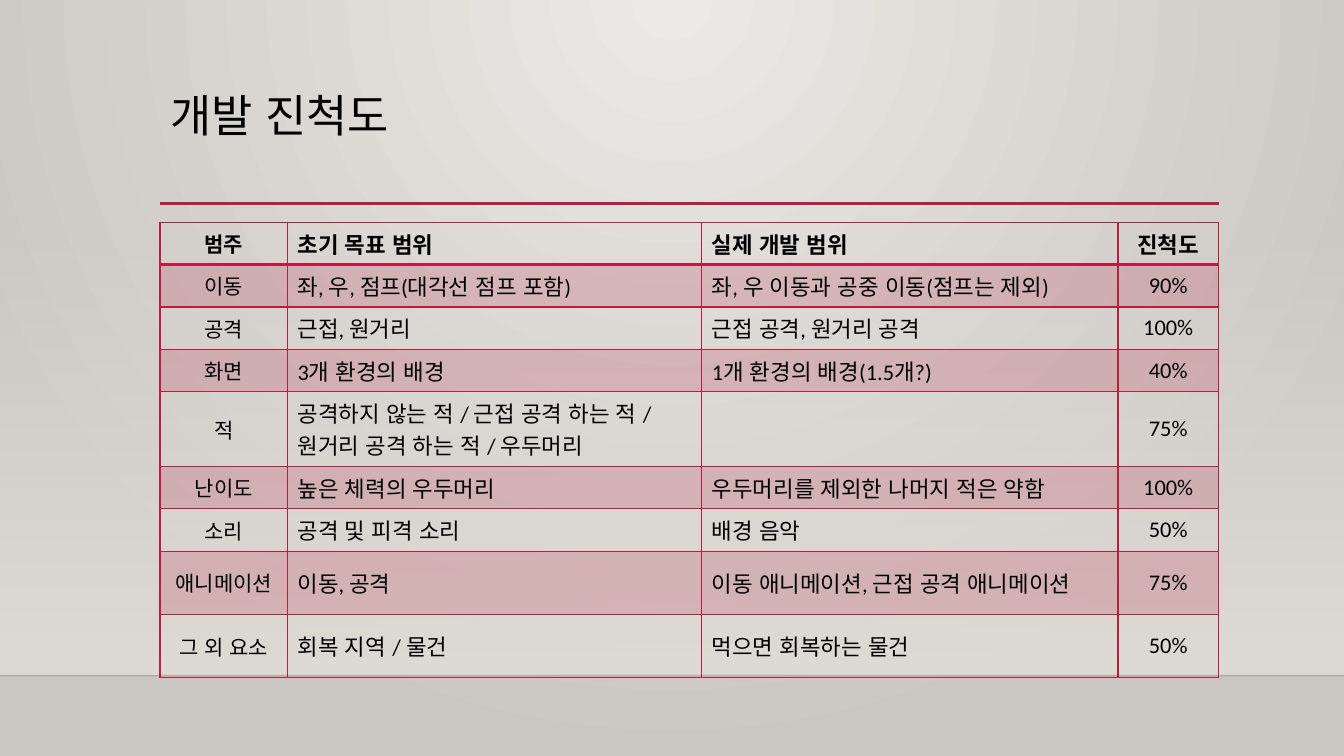
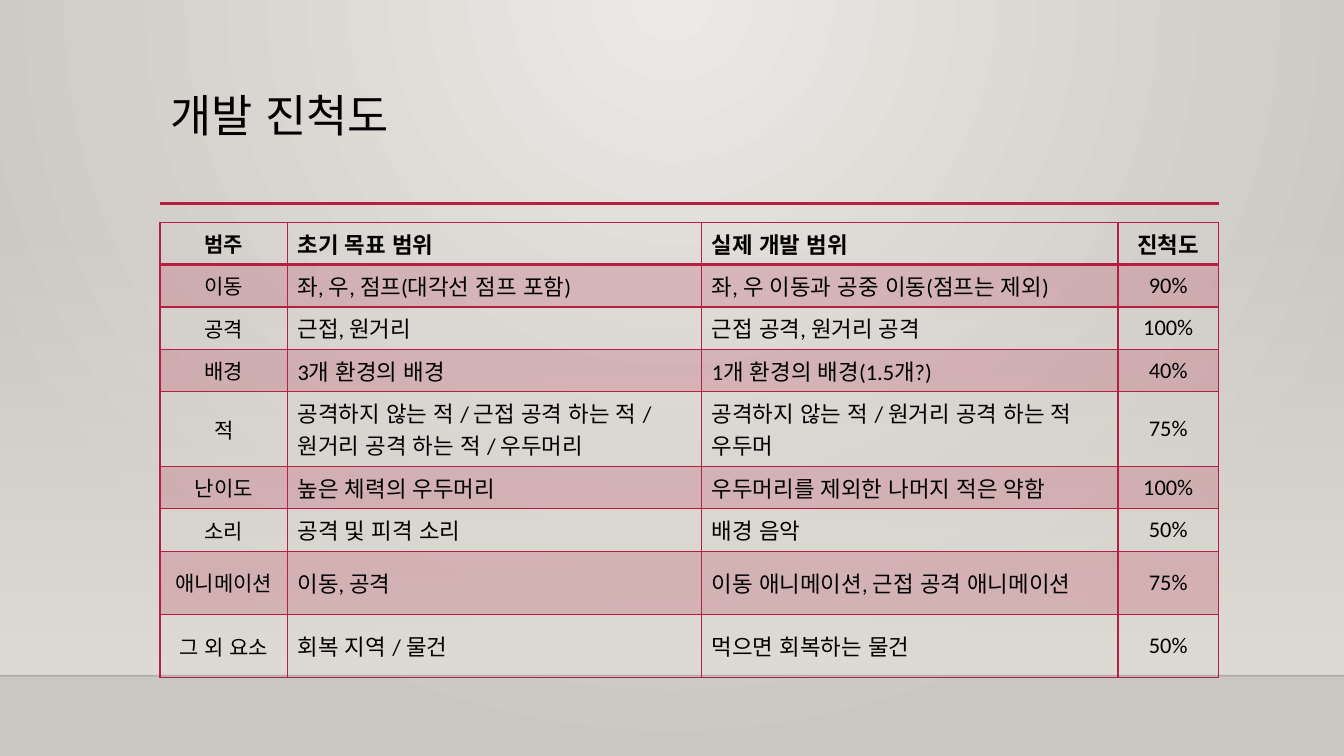
Before and after one commit to UiSai/2D_Game_Project, a slide deck: slide 3 of 2D겜플 최종발표.pptx. Drawn at 1344x756 pixels with LibreOffice and Linux fonts; fonts in the diff are those of the drawing; background and template pictures are left out. Boxes give left, top, right and bottom in pixels: in the first picture for what was removed or moved away, otherwise in the second. Text is boxed around its words. In the diff, an @@ line names an element or a change of style, - is before the commit and + after.

Commit message:
빼먹었던 게임 오버 화면 수정
수정했습니다.

```diff
--- a/2D겜플 최종발표.pptx
+++ b/2D겜플 최종발표.pptx
@@ table at box(160, 222, 1220, 661) @@
-row 4, column 1: 화면
+row 4, column 1: 배경
-row 5, column 3: 
+row 5, column 3: 공격하지 않는 적 / 원거리 공격 하는 적 / 우두머
```
Also in this commit, not shown: 3 other slides changed, 1 other file.
